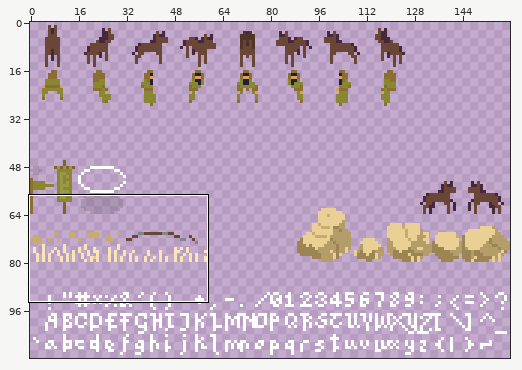
Edited in one commit: sprite sheet (src/sprites.png). Above, an overview of the earlier version with the close-up marked.
Close-up. The starting point:
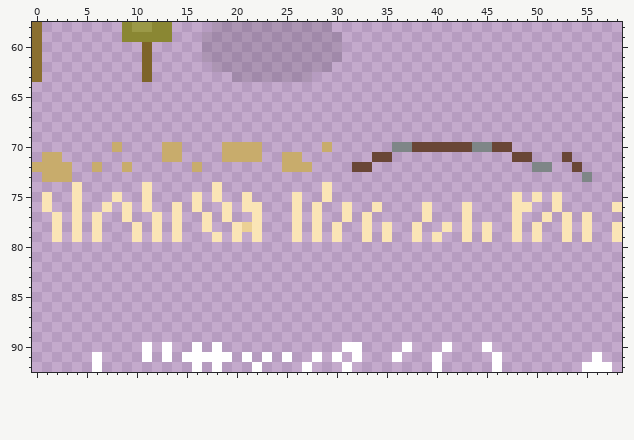
The file is 160x112 pixels. Shown: x 0..58, y 58..92.
After:
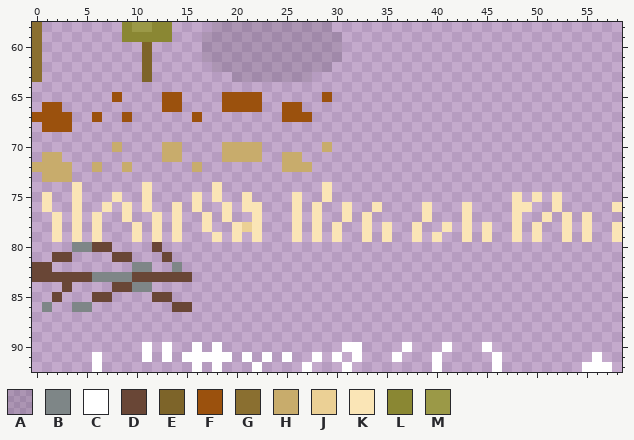
Palette (. is transparent): A #0000001f  B #7e8687  C #ffffff  D #694636  E #7d6429  F #9b510d  G #8a6f30  H #c8ac6c  J #ebd095  K #fae5b6  L #8a8733  M #9b9947
Difference:
y 65: x 8 . -> F; x 13..14 .. -> FF; x 19..22 .... -> FFFF; x 29 . -> F
y 66: x 1..2 .. -> FF; x 13..14 .. -> FF; x 19..22 .... -> FFFF; x 25..26 .. -> FF
y 67: x 0..3 .... -> FFFF; x 6 . -> F; x 9 . -> F; x 16 . -> F; x 25..27 ... -> FFF
y 68: x 1..3 ... -> FFF
y 70: x 36..47 BBDDDDDDBBDD -> ............
y 71: x 34..35 DD -> ..; x 48..49 DD -> ..; x 53 D -> .
y 72: x 32..33 DD -> ..; x 50..51 BB -> ..; x 54 D -> .
y 73: x 55 B -> .
y 80: x 4..7 .... -> BBDD; x 12 . -> D
y 81: x 2..3 .. -> DD; x 8..9 .. -> DD; x 13 . -> D
y 82: x 0..1 .. -> DD; x 10..11 .. -> BB; x 14 . -> B
y 83: x 0..15 ................ -> DDDDDDBBBBDDDDDD
y 84: x 3 . -> D; x 8..11 .... -> DDBB
y 85: x 2 . -> D; x 6..7 .. -> DD; x 12..13 .. -> DD
y 86: x 1 . -> B; x 4..5 .. -> BB; x 14..15 .. -> DD
Boxes around the changes in both close-ups, in picture pixels (x1, y1, x2, y2):
changed: (32, 92, 592, 182)
added: (32, 242, 192, 312)
